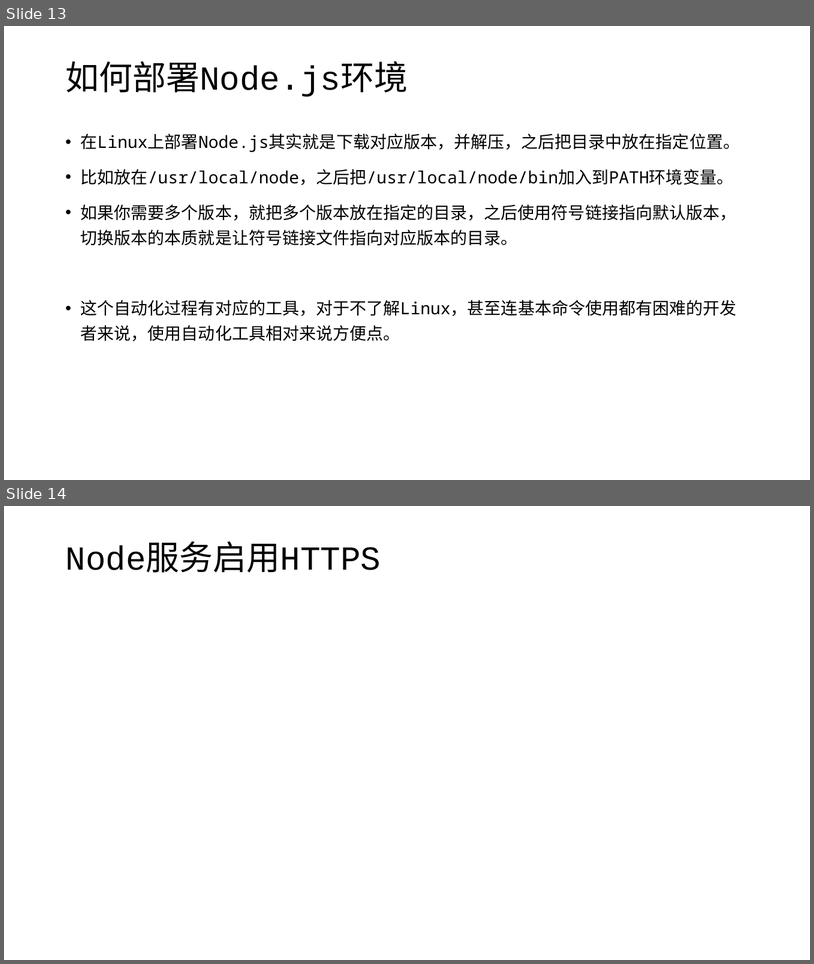
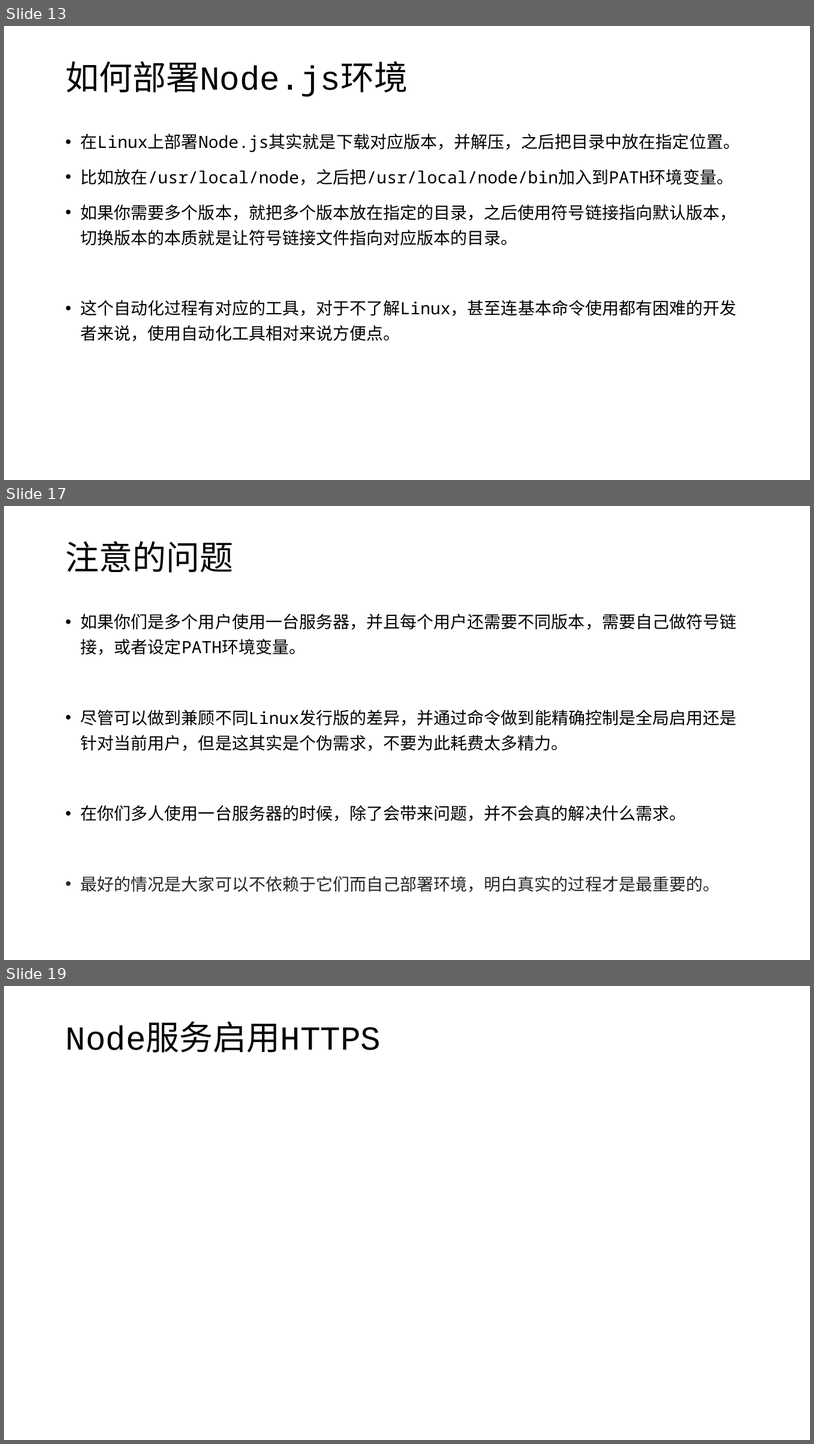
Before and after one commit to edu2act/course-wechat-and-miniprogram, a slide deck: materials/ch06/ch06-服务端和远程请求.pptx. Shown one above the other, each under a label of ours: slides 13 and 14 before the commit, slides 13, 17 and 19 after it; the slides between them are not shown. The pictures are 814x964 and 814x1444 pixels, drawn with LibreOffice and Linux fonts; fonts in the diff are those of the drawing. Boxes give left, top, right and bottom in pixels: in the first picture for what was removed or moved away, otherwise in the second. Text is boxed around its words. In the diff, an @@ line names an element or a change of style, - is before the commit and + after.

```diff
--- a/materials/ch06/ch06-服务端和远程请求.pptx
+++ b/materials/ch06/ch06-服务端和远程请求.pptx
@@ slide 17 added at (x1=4, y1=506, x2=810, y2=960), background #FFFFFF @@
@@ title added at (x1=65, y1=541, x2=233, y2=573), 40 pt, text #000000 @@
+注意的问题
@@ text added at (x1=81, y1=613, x2=737, y2=892), 20 pt, text #000000 @@
+• 如果你们是多个用户使用一台服务器，并且每个用户还需要不同版本，需要自己做符号链接，或者设定PATH环境变量。
+• 尽管可以做到兼顾不同Linux发行版的差异，并通过命令做到能精确控制是全局启用还是针对当前用户，但是这其实是个伪需求，不要为此耗费太多精力。
+• 在你们多人使用一台服务器的时候，除了会带来问题，并不会真的解决什么需求。
+• 最好的情况是大家可以不依赖于它们而自己部署环境，明白真实的过程才是最重要的。
@@ what was slide 14 is now slide 19 @@
```
Also in this commit, not shown: 4 other slides added, 13 other files.
